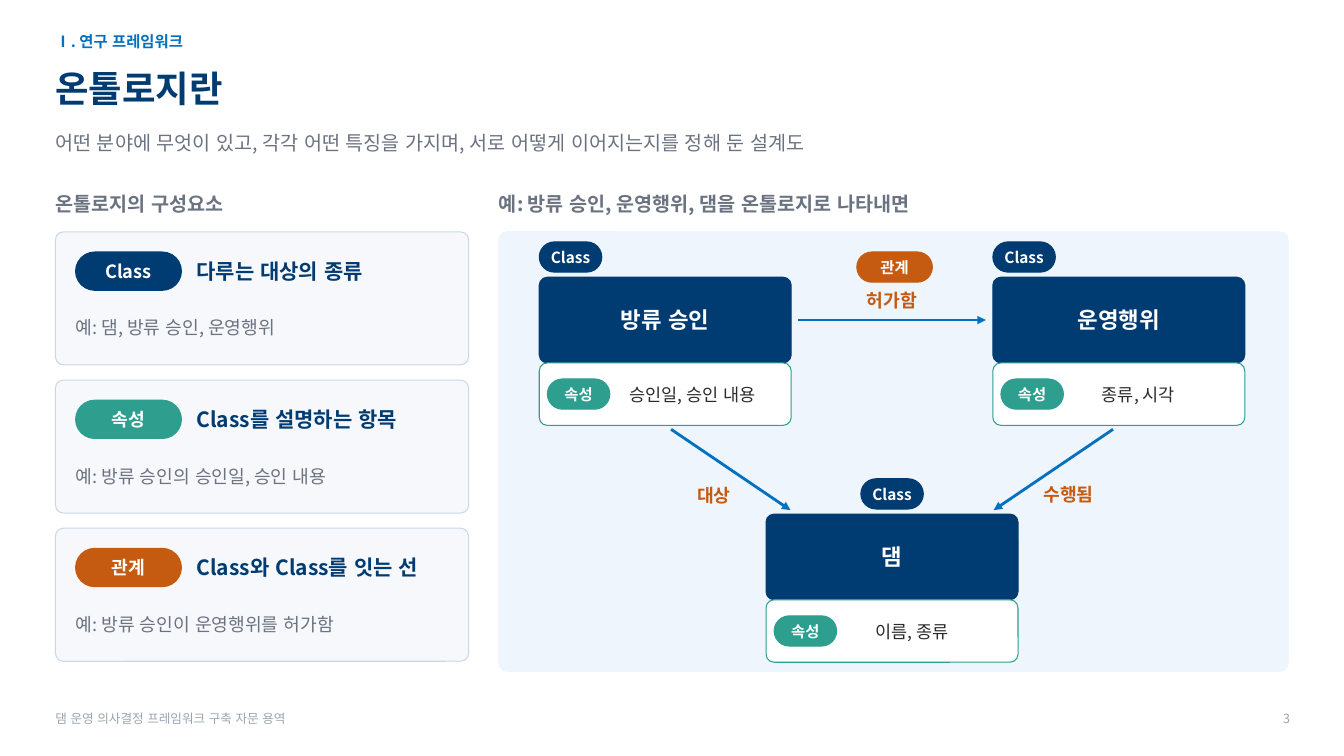
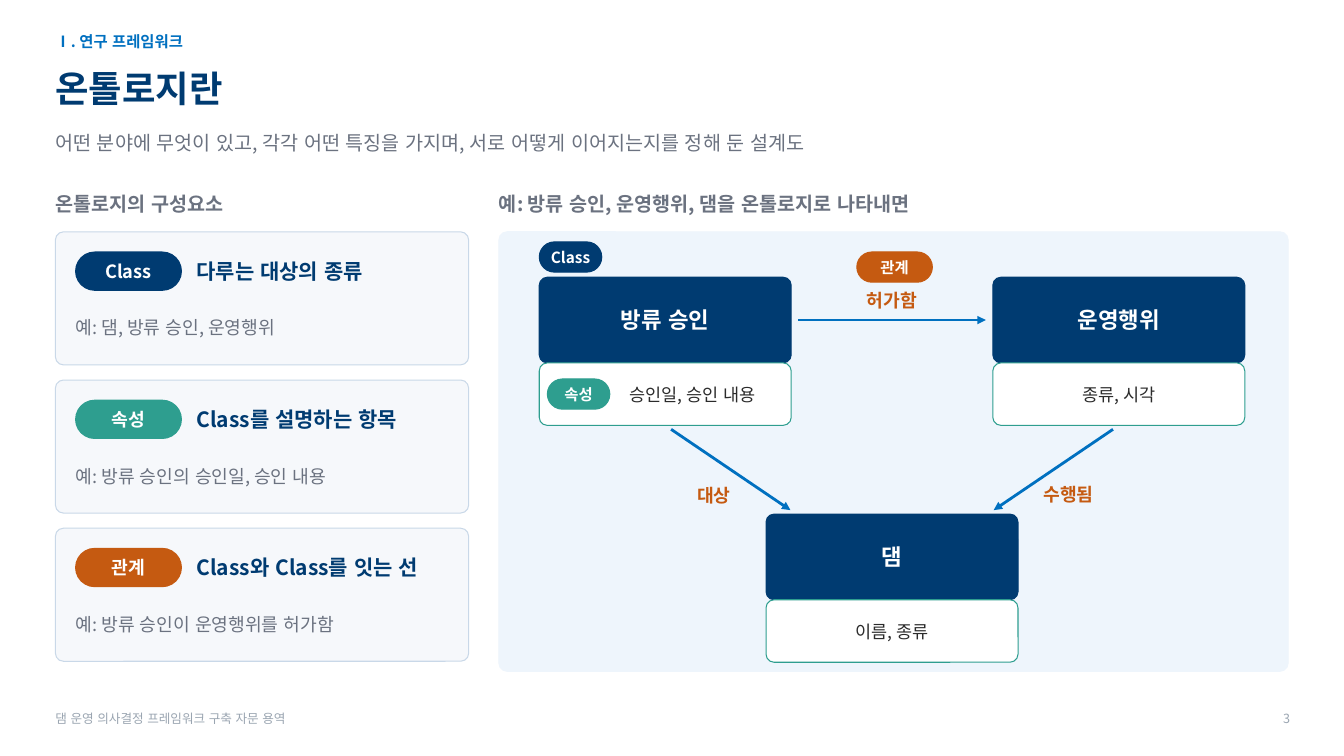
Before and after one commit to mkm1119/KGRAG-LLM, a slide deck: slide 3 of project_khnp/2026.11.26_한강수력본부_발표자료_초안.pptx. Drawn at 1344x756 pixels with LibreOffice and Linux fonts; fonts in the diff are those of the drawing; background and template pictures are left out. Boxes give left, top, right and bottom in pixels: in the first picture for what was removed or moved away, otherwise in the second. Text is boxed around its words. In the diff, an @@ line names an element or a change of style, - is before the commit and + after.

```diff
--- a/project_khnp/2026.11.26_한강수력본부_발표자료_초안.pptx
+++ b/project_khnp/2026.11.26_한강수력본부_발표자료_초안.pptx
@@ rounded rectangle removed at <box>993,242,1056,272</box> @@
@@ text removed at <box>1004,250,1043,263</box> @@
-Class
@@ text "종류, 시각": place and size @@
-text "종류, 시각" at <box>1102,386,1175,404</box>
+text "종류, 시각" at <box>1082,386,1155,404</box>
@@ rounded rectangle removed at <box>1001,379,1064,409</box> @@
@@ text removed at <box>1018,387,1046,402</box> @@
-속성
@@ rounded rectangle removed at <box>861,479,924,509</box> @@
@@ text removed at <box>872,487,911,500</box> @@
-Class
@@ text "이름, 종류": place and size @@
-text "이름, 종류" at <box>875,623,948,641</box>
+text "이름, 종류" at <box>856,623,928,641</box>
@@ rounded rectangle removed at <box>774,616,837,646</box> @@
@@ text removed at <box>791,624,819,639</box> @@
-속성
```
Also in this commit, not shown: 5 other slides changed, 1 other file.
